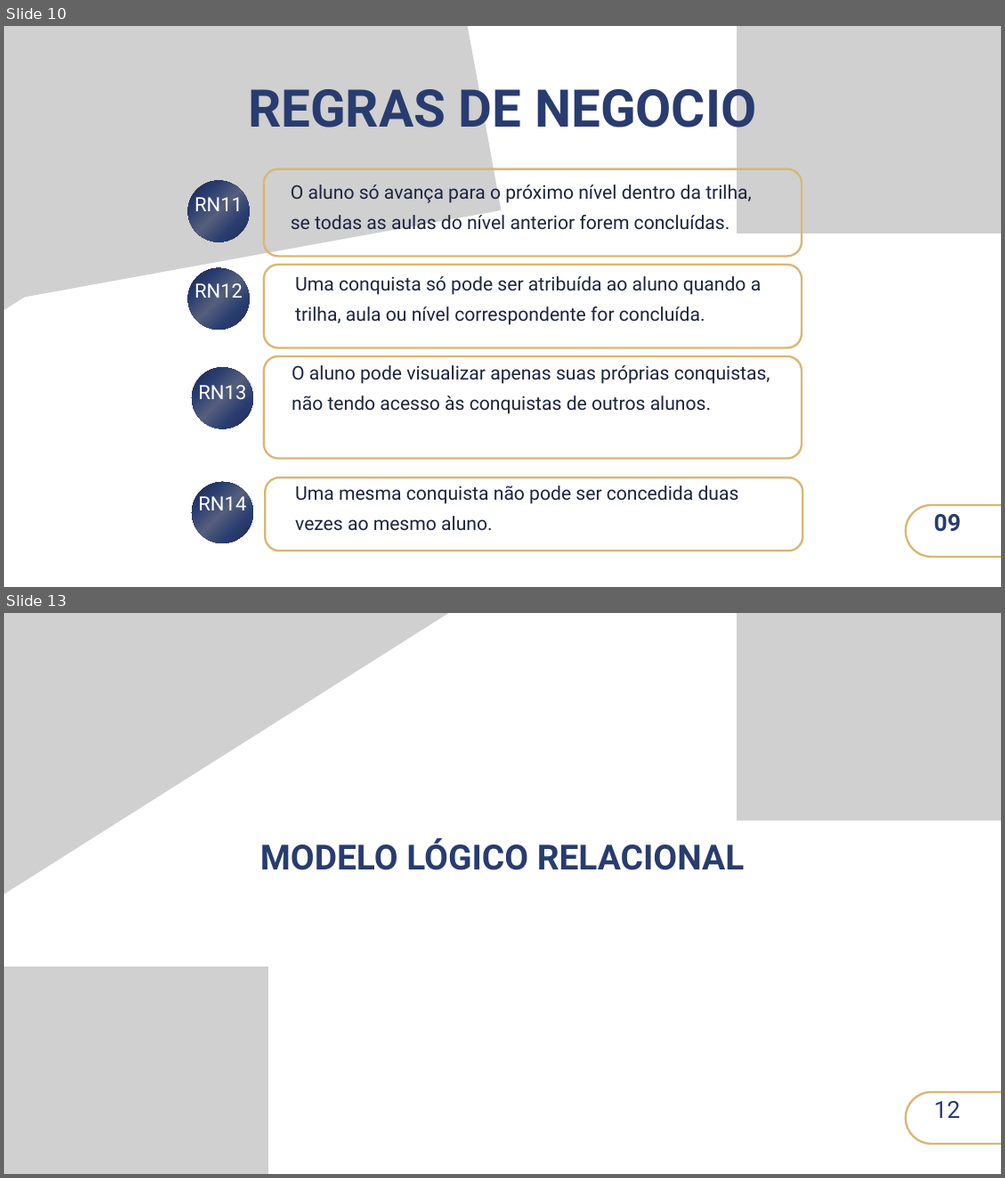
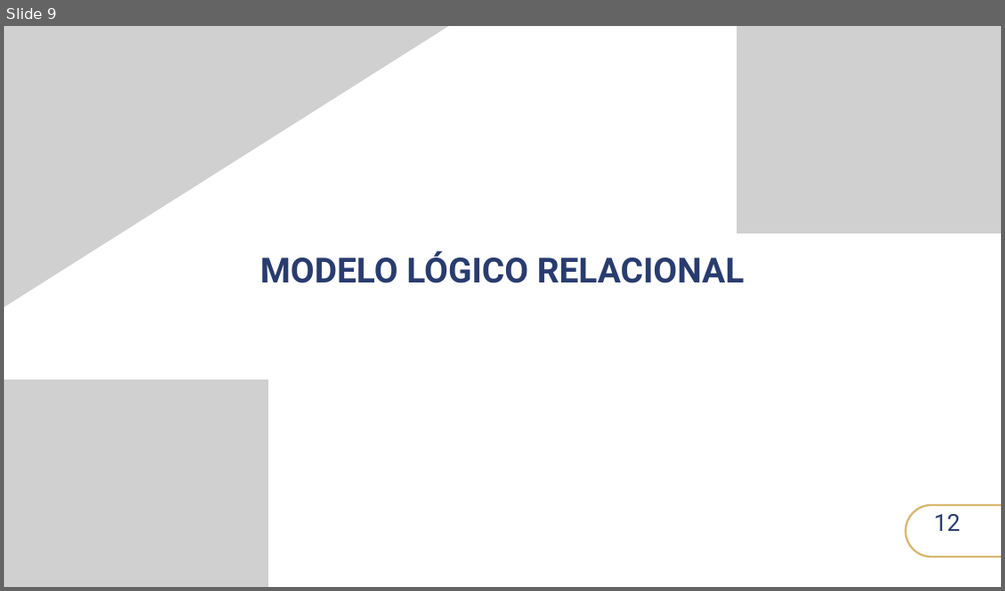
Before and after one commit to sophia-moura/destrava-projeto, a slide deck: Destrava banco de dados.pptx. Shown one above the other, each under a label of ours: slides 10 and 13 before the commit, slide 9 after it; the slides between them are not shown. The pictures are 1005x1178 and 1005x591 pixels, drawn with LibreOffice and Linux fonts; fonts in the diff are those of the drawing; grey boxes stand for pictures; background and template pictures are left out. Boxes give left, top, right and bottom in pixels: in the first picture for what was removed or moved away, otherwise in the second. Text is boxed around its words. In the diff, an @@ line names an element or a change of style, - is before the commit and + after.

```diff
--- a/Destrava banco de dados.pptx
+++ b/Destrava banco de dados.pptx
@@ slide 10 removed at bbox=[4, 26, 1001, 587], background picture (left out) @@
@@ picture removed at bbox=[4, 26, 502, 318] @@
@@ picture removed at bbox=[4, 26, 453, 318] @@
@@ picture removed at bbox=[736, 26, 1001, 233] @@
@@ text removed at bbox=[248, 79, 756, 139] @@
-REGRAS DE NEGOCIO
@@ freeform shape removed at bbox=[188, 181, 250, 241] @@
@@ freeform shape removed at bbox=[264, 169, 801, 257] @@
@@ text removed at bbox=[291, 181, 752, 234] @@
-O aluno só avança para o próximo nível dentro da trilha, se todas as aulas do nível anterior forem concluídas.
@@ text removed at bbox=[194, 197, 243, 211] @@
-RN11
@@ freeform shape removed at bbox=[264, 265, 801, 347] @@
@@ freeform shape removed at bbox=[188, 268, 250, 329] @@
@@ text removed at bbox=[194, 283, 243, 297] @@
-RN12
@@ text removed at bbox=[295, 276, 760, 325] @@
-Uma conquista só pode ser atribuída ao aluno quando a trilha, aula ou nível correspondente for concluída.
@@ freeform shape removed at bbox=[192, 368, 253, 428] @@
@@ freeform shape removed at bbox=[264, 356, 801, 459] @@
@@ text removed at bbox=[291, 365, 770, 414] @@
-O aluno pode visualizar apenas suas próprias conquistas, não tendo acesso às conquistas de outros alunos.
@@ text removed at bbox=[198, 385, 246, 399] @@
-RN13
@@ freeform shape removed at bbox=[265, 477, 803, 551] @@
@@ freeform shape removed at bbox=[192, 482, 253, 543] @@
@@ text removed at bbox=[198, 491, 246, 510] @@
-RN14
@@ text removed at bbox=[295, 485, 739, 531] @@
-Uma mesma conquista não pode ser concedida duas vezes ao mesmo aluno.
@@ freeform shape removed at bbox=[905, 505, 1001, 556] @@
@@ text removed at bbox=[934, 514, 961, 532] @@
-09
@@ what was slide 13 is now slide 9 @@
```
Also in this commit, not shown: 2 slides changed, 5 slides added, 10 other slides removed.
